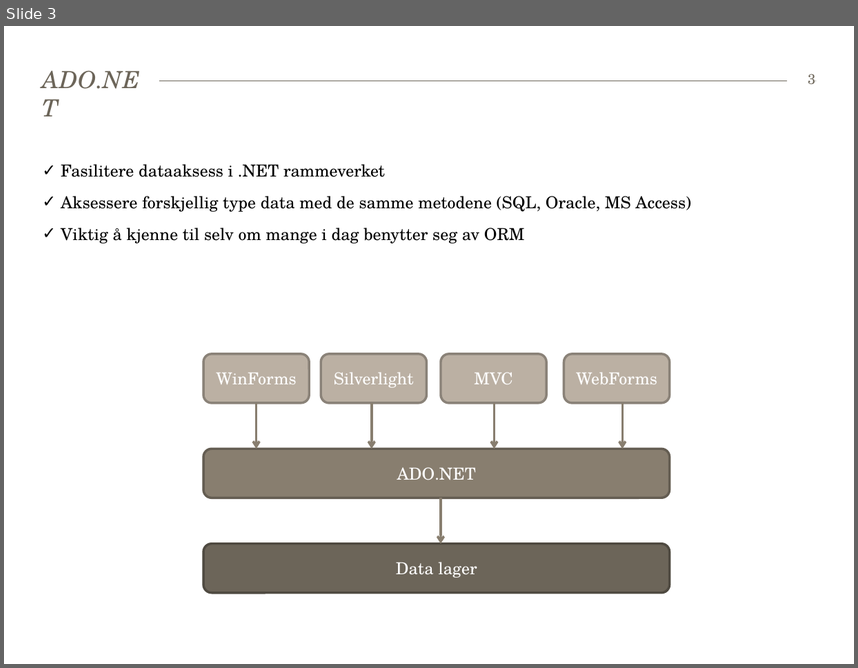
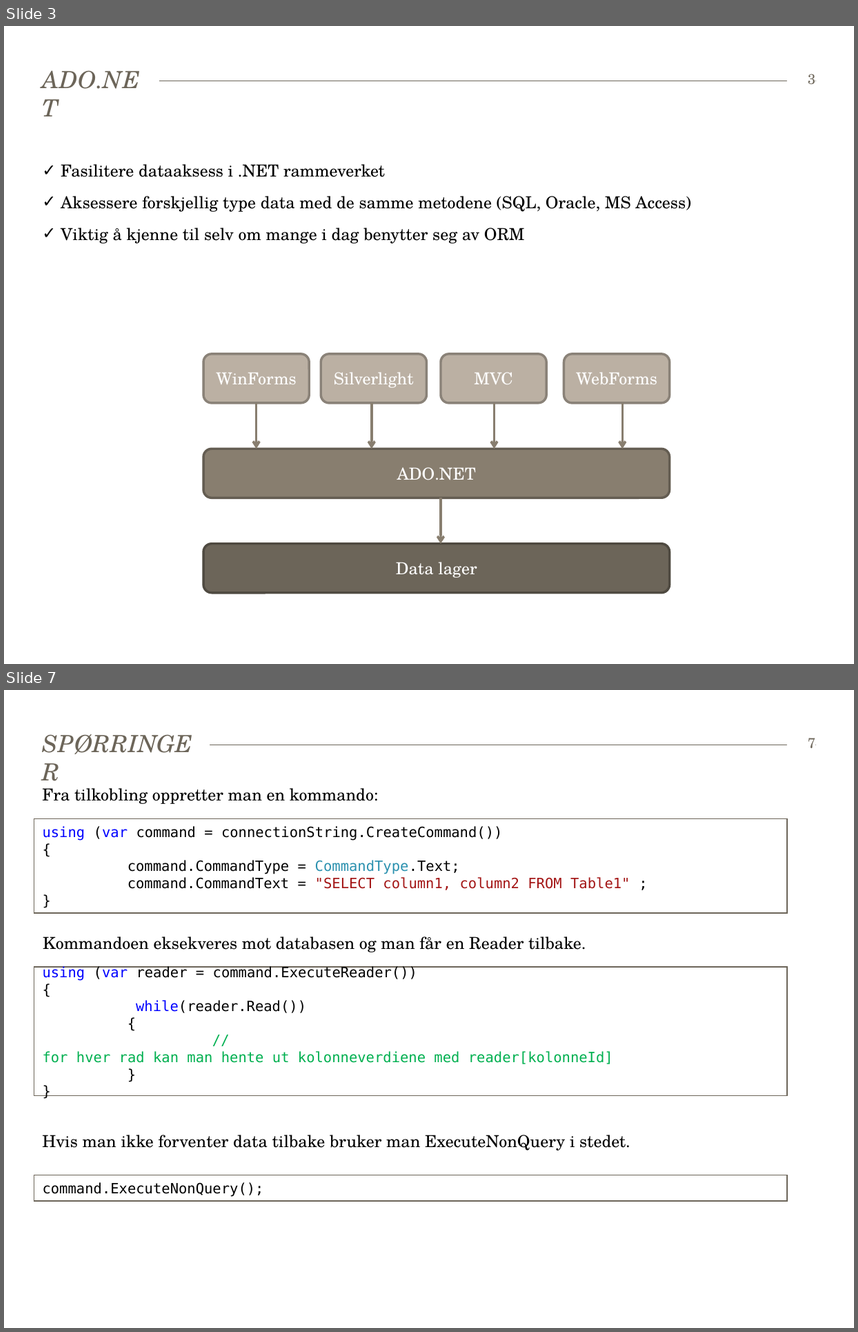
Before and after one commit to bekk/dotnetkurs, a slide deck: persistingData/persistingData.pptx. Shown one above the other, each under a label of ours: slide 3 before the commit, slides 3 and 7 after it; the slides between them are not shown. The pictures are 858x668 and 858x1332 pixels, drawn with LibreOffice and Linux fonts; fonts in the diff are those of the drawing. Boxes give left, top, right and bottom in pixels: in the first picture for what was removed or moved away, otherwise in the second. Text is boxed around its words. In the diff, an @@ line names an element or a change of style, - is before the commit and + after.

```diff
--- a/persistingData/persistingData.pptx
+++ b/persistingData/persistingData.pptx
@@ slide 7 added at (x1=4, y1=690, x2=854, y2=1328), background #FFFFFF; not listed: 1 template element that a slide beside it also shows @@
@@ title added at (x1=34, y1=729, x2=210, y2=758), 20 pt, text #6C6559, italic @@
+SPØRRINGER
@@ page number added at (x1=808, y1=738, x2=815, y2=748), 12 pt, text #6C6559 @@
+7
@@ text added at (x1=42, y1=788, x2=379, y2=804), 14 pt, text #000000 @@
+Fra tilkobling oppretter man en kommando:
@@ rectangle added at (x1=34, y1=818, x2=787, y2=913), fill #FFFFFF, outline #6C6559 0.75 pt, 12 pt, text #000000 @@
+using (var command = connectionString.CreateCommand())
+{
+command.CommandType = CommandType.Text;
+command.CommandText = "SELECT column1, column2 FROM Table1" ;
+}
@@ text added at (x1=43, y1=936, x2=586, y2=952), 14 pt, text #000000 @@
+Kommandoen eksekveres mot databasen og man får en Reader tilbake.
@@ rectangle added at (x1=34, y1=967, x2=787, y2=1096), fill #FFFFFF, outline #6C6559 0.75 pt, 12 pt, text #00B050 @@
+using (var reader = command.ExecuteReader())
+{
+while(reader.Read())
+{
+//for hver rad kan man hente ut kolonneverdiene med reader[kolonneId]
+}
+}
@@ text added at (x1=42, y1=1134, x2=631, y2=1150), 14 pt, text #000000 @@
+Hvis man ikke forventer data tilbake bruker man ExecuteNonQuery i stedet.
@@ rectangle added at (x1=34, y1=1174, x2=787, y2=1200), fill #FFFFFF, outline #6C6559 0.75 pt, 12 pt, text #000000 @@
+command.ExecuteNonQuery();
```
Also in this commit, not shown: 2 slides changed, 2 other slides added, 1 slide removed, 15 other files.
